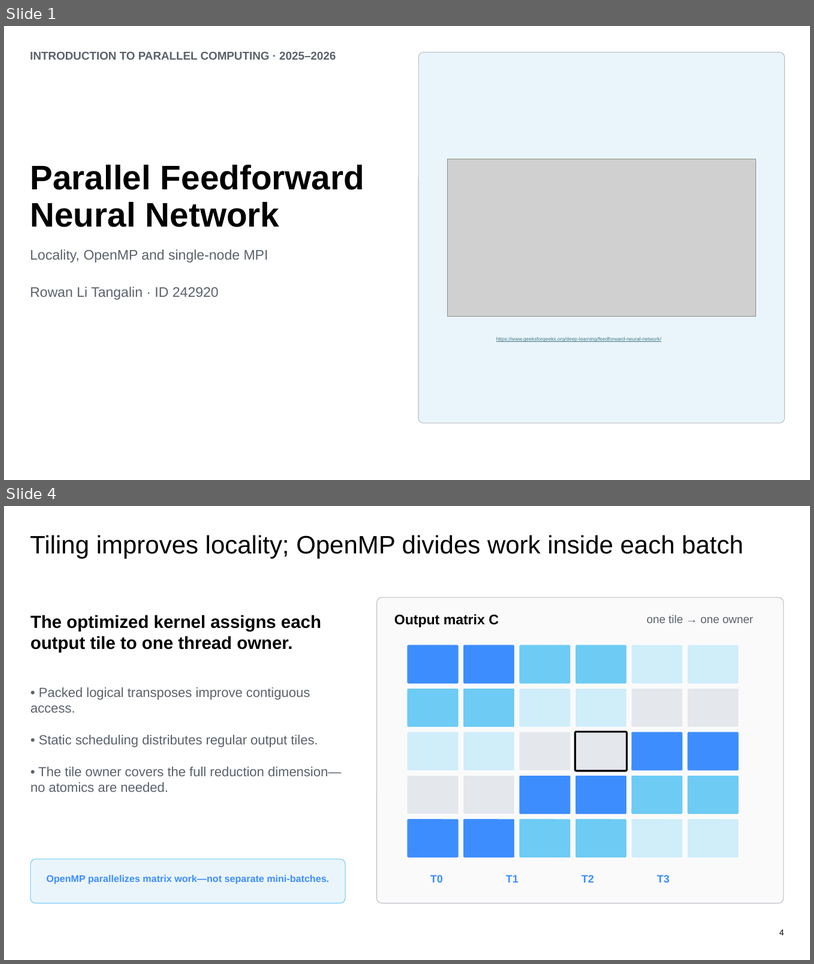
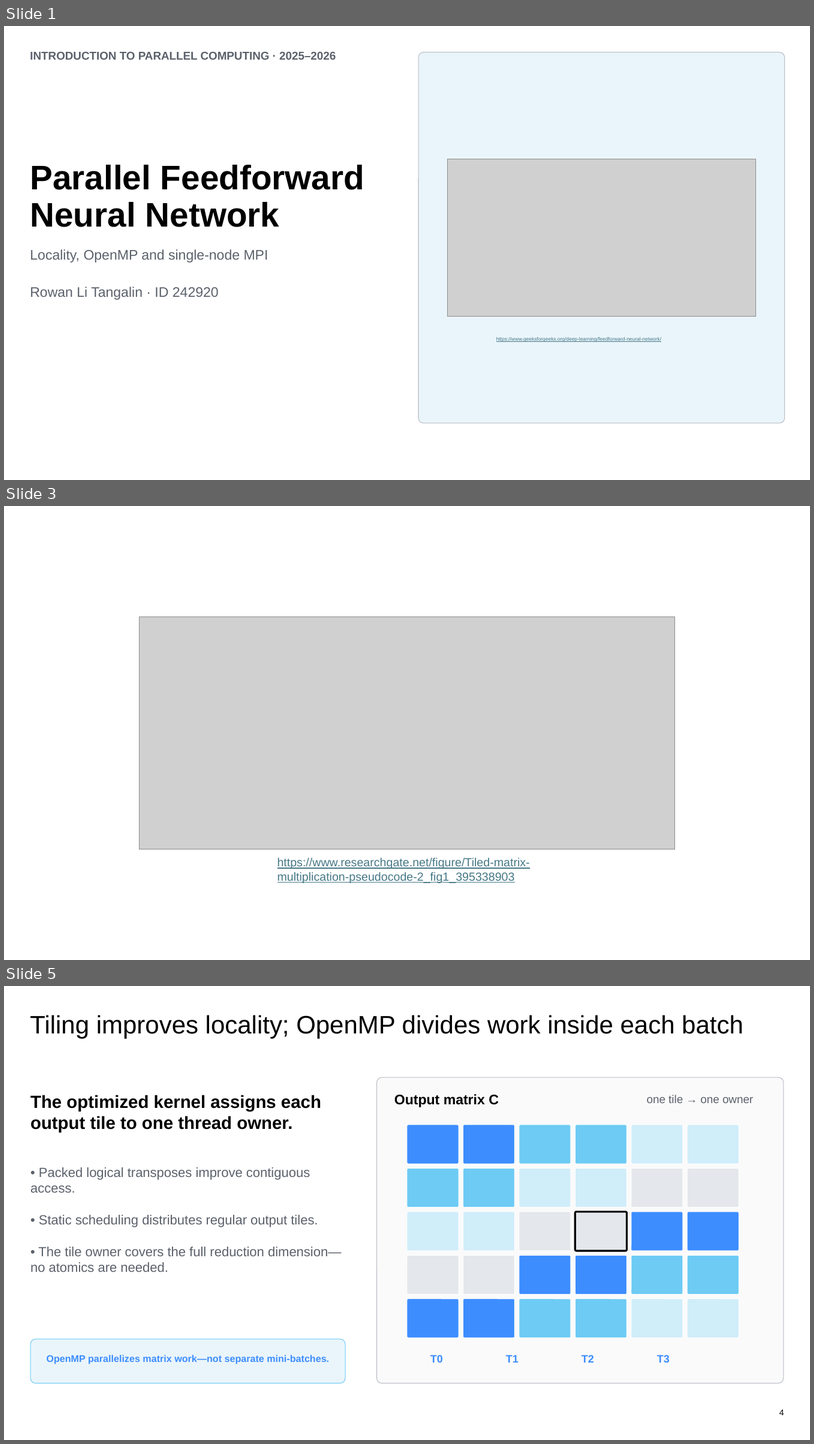
Before and after one commit to SSorbo/PARCO-Computing-2026-242920, a slide deck: Parallel_Feedforward_Network_Presentation.pptx. Shown one above the other, each under a label of ours: slides 1 and 4 before the commit, slides 1, 3 and 5 after it; the slides between them are not shown. The pictures are 814x964 and 814x1444 pixels, drawn with LibreOffice and Linux fonts; fonts in the diff are those of the drawing; grey boxes stand for pictures. Boxes give left, top, right and bottom in pixels: in the first picture for what was removed or moved away, otherwise in the second. Text is boxed around its words. In the diff, an @@ line names an element or a change of style, - is before the commit and + after.

```diff
--- a/Parallel_Feedforward_Network_Presentation.pptx
+++ b/Parallel_Feedforward_Network_Presentation.pptx
@@ slide 3 added at bbox=[4, 506, 810, 960], background #FFFFFF @@
@@ picture added at bbox=[140, 617, 675, 849] @@
@@ text added at bbox=[278, 857, 530, 883], 14 pt, text #467886, underline @@
+https://www.researchgate.net/figure/Tiled-matrix-multiplication-pseudocode-2_fig1_395338903
@@ what was slide 4 is now slide 5 @@
```
Also in this commit, not shown: 2 slides changed.
